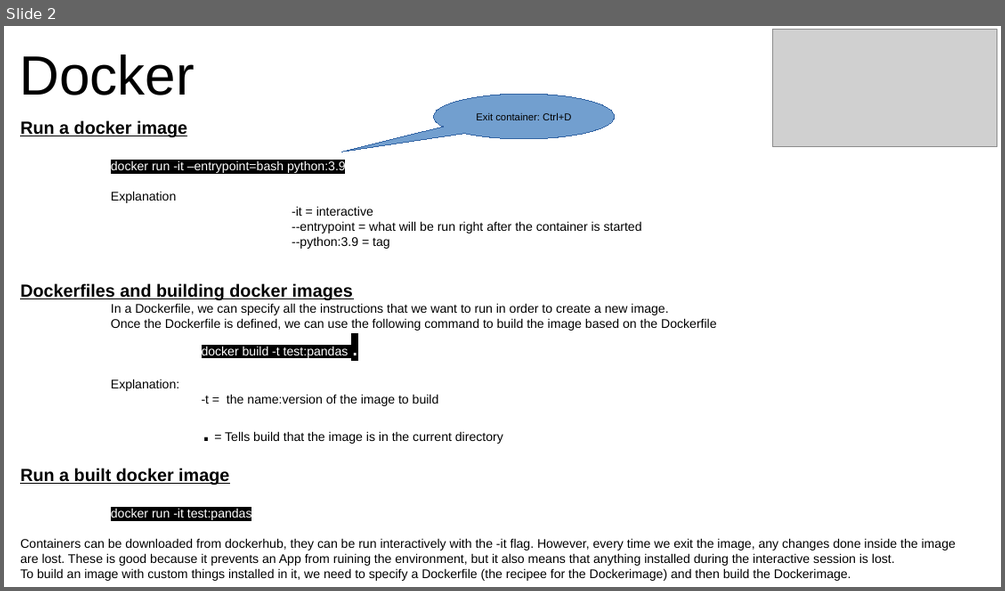
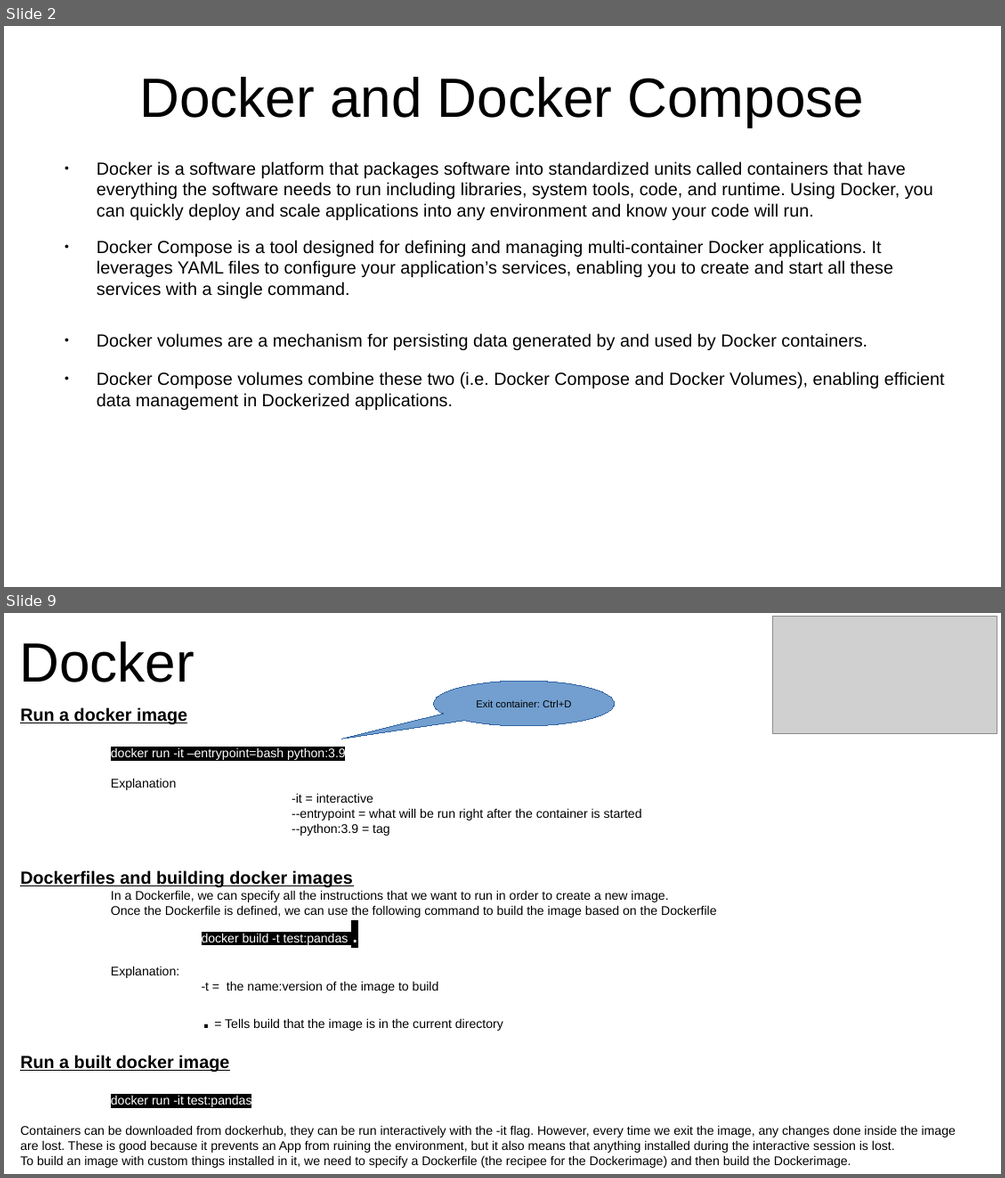
Before and after one commit to mossdet/dlp_data_eng, a slide deck: Notes/01_Docker.odp. Shown one above the other, each under a label of ours: slide 2 before the commit, slides 2 and 9 after it; the slides between them are not shown. The pictures are 1005x591 and 1005x1178 pixels, drawn with LibreOffice and Linux fonts; fonts in the diff are those of the drawing; grey boxes stand for pictures. Boxes give left, top, right and bottom in pixels: in the first picture for what was removed or moved away, otherwise in the second. Text is boxed around its words. In the diff, an @@ line names an element or a change of style, - is before the commit and + after.

```diff
--- a/Notes/01_Docker.odp
+++ b/Notes/01_Docker.odp
@@ slide 2 added at (4,26,1001,587), background #FFFFFF @@
@@ title added at (139,77,865,127), 44 pt, text #000000 @@
+Docker and Docker Compose
@@ text added at (97,161,945,410), 14 pt, text #000000 @@
+● Docker is a software platform that packages software into standardized units called containers that have everything the software needs to run including libraries, system tools, code, and runtime. Using Docker, you can quickly deploy and scale applications into any environment and know your code will run.
+● Docker Compose is a tool designed for defining and managing multi-container Docker applications. It leverages YAML files to configure your application’s services, enabling you to create and start all these services with a single command.
+● Docker volumes are a mechanism for persisting data generated by and used by Docker containers.
+● Docker Compose volumes combine these two (i.e. Docker Compose and Docker Volumes), enabling efficient data management in Dockerized applications.
@@ what was slide 2 is now slide 9 @@
```
Also in this commit, not shown: 6 other slides added, 9 other files.
